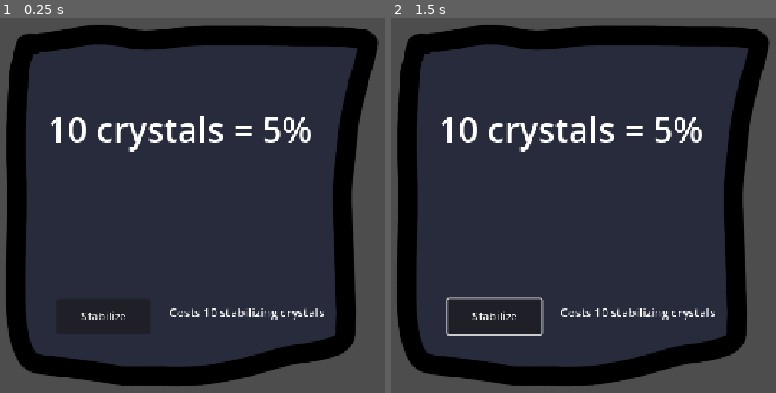
Above: before the commit, frames 1-2 (left to right).
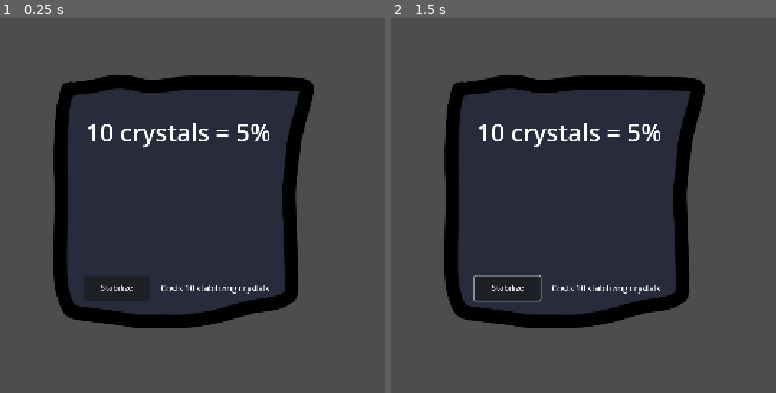
Above: after the commit, the same moments.

Repository: paperparrot5010/sop-jame-2
Game: Godot game, scene res://Machine/machine_control.tscn
Same seed, same stepped clock (60 frames per second), same inputs: the game is played once before the commit and once after it. This scene is started directly instead of the project's main scene.
Inputs (mouse positions are in pixels of both pictures, inside the frame that each line leads up to):
- Up to frame 1 (0.25 s): no input
- Up to frame 2 (1.5 s): click "Stabilize" at 0.5 s; tap Enter at 1.25 s; move the mouse to (733, 168) at 1.27 s; hold D (right) from 1.28 s (still down); tap E (Interact) at 1.35 s

The runs differ from the first frame. In frame 1, 54% of the frame differs, in the area x 1-99%, y 1-99%; in frame 2, 54%.

Commit message:
Stability

Diff:
--- a/Machine/machine_control.tscn
+++ b/Machine/machine_control.tscn
@@ -12,30 +12,34 @@
 
 [node name="BigIcon" type="Sprite2D" parent="."]
 position = Vector2(571, 325)
+scale = Vector2(0.7, 0.7)
 texture = ExtResource("1_wnoli")
 
 [node name="Button" type="Button" parent="."]
 layout_mode = 0
-offset_left = 415.0
-offset_top = 477.0
-offset_right = 550.0
-offset_bottom = 528.0
+offset_left = 454.0
+offset_top = 444.0
+offset_right = 589.0
+offset_bottom = 495.0
+scale = Vector2(0.7, 0.7)
 text = "Stabilize"
 
 [node name="Label" type="Label" parent="."]
 layout_mode = 0
-offset_left = 577.0
-offset_top = 485.0
-offset_right = 839.0
-offset_bottom = 521.0
+offset_left = 565.0
+offset_top = 453.0
+offset_right = 827.0
+offset_bottom = 489.0
+scale = Vector2(0.7, 0.7)
 theme_override_font_sizes/font_size = 17
 text = "Costs 10 stabilizing crystals"
 
 [node name="Label2" type="Label" parent="." groups=["ControlGroup"]]
 layout_mode = 0
-offset_left = 402.0
-offset_top = 198.0
-offset_right = 783.0
-offset_bottom = 267.0
+offset_left = 457.0
+offset_top = 213.0
+offset_right = 838.0
+offset_bottom = 282.0
+scale = Vector2(0.7, 0.7)
 theme_override_font_sizes/font_size = 50
 text = "10 crystals = 5%"
--- a/Machine/unstable_machine.tscn
+++ b/Machine/unstable_machine.tscn
@@ -220,5 +220,8 @@
 scale = Vector2(0.5, 0.5)
 text = "Stability:"
 
+[node name="Timer" type="Timer" parent="."]
+
 [connection signal="body_entered" from="Area2D" to="." method="_on_area_2d_body_entered"]
 [connection signal="body_exited" from="Area2D" to="." method="_on_area_2d_body_exited"]
+[connection signal="timeout" from="Timer" to="." method="_on_timer_timeout"]
--- a/static_body_2d.gd
+++ b/static_body_2d.gd
@@ -3,11 +3,14 @@
 @onready var keyboard_letters_and_symbols: Sprite2D = $KeyboardLettersAndSymbols
 @export var control_node: Node
 @onready var animated_sprite_2d: AnimatedSprite2D = $AnimatedSprite2D
+@export var stability = 100
+@onready var timer: Timer = $Timer
 
 # A variable to track if the player is in the zone
 var player_in_zone = false
 
 func _ready() -> void:
+	timer.start()
 	control_node = get_tree().get_first_node_in_group("ControlGroup")
 	keyboard_letters_and_symbols.hide()
 	animated_sprite_2d.play("Opening")
@@ -17,7 +20,7 @@
 func _process(delta: float) -> void:
 	# Check for input every frame, ONLY if the player is in the zone
 	if player_in_zone and Input.is_action_just_pressed("Interact"):
-		add_child(control_node)
+		print(11)
 
 # This function runs when the player enters the zone
 func _on_area_2d_body_entered(body: Node2D) -> void:
@@ -31,3 +34,8 @@
 	if body.is_in_group("PlayerGroup"):
 		animation_player.play("vanish")
 		player_in_zone = false # Set the flag to false
+
+
+func _on_timer_timeout() -> void:
+	stability -= 1
+	print(stability)
